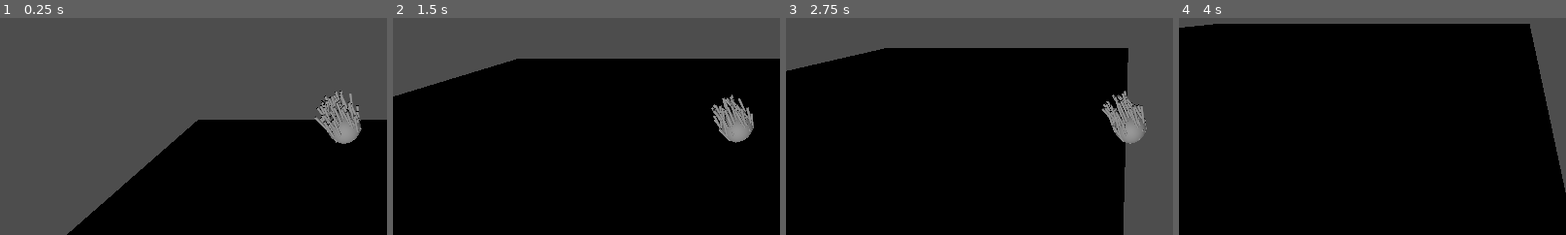
Above: before the commit, frames 1-4 (left to right).
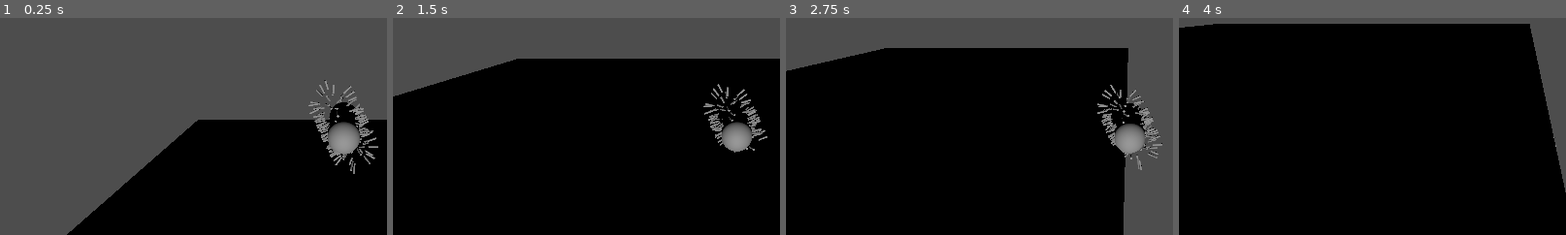
Above: after the commit, the same moments.

Repository: NR5P/bio-mission
Game: Godot game, scene res://main.tscn
The game is run twice, just before and just after one commit, with the same random seed, the same clock (stepped at 60 frames per second) and the same inputs.
Inputs:
- Up to frame 1 (0.25 s): no input
- Up to frame 2 (1.5 s): hold D 0.53-1.28 s; hold Shift 0.53-1.28 s; tap Space at 0.77 s; hold S from 1.28 s (still down); tap Shift at 1.35 s
- Up to frame 3 (2.75 s): tap Space at 1.52 s; release S at 2.03 s; hold D from 2.03 s (still down); hold Shift from 2.03 s (still down)
- Up to frame 4 (4 s): release D at 2.78 s; release Shift at 2.78 s; hold W 2.78-3.53 s; tap Shift at 2.85 s; tap Space at 3.02, 3.77 s; hold A from 3.53 s (still down); hold Shift from 3.53 s (still down)
The pictures show only the part of the screen within x 6-56%, y 40-90%; the shares and areas given below are measured in that part.

The runs differ from the first frame. In frame 1, 2.7% of the frame differs, in the area x 79-98%, y 28-72%; in frame 2, 2.1%; in frame 3, 2.4%; in frame 4, less than 0.1%.

Commit message:
hairs and cylinder

Diff:
--- a/bacteria.tscn
+++ b/bacteria.tscn
@@ -8,7 +8,9 @@
 
 [sub_resource type="SphereShape3D" id="SphereShape3D_jncix"]
 
-[sub_resource type="SphereMesh" id="SphereMesh_teomh"]
+[sub_resource type="CapsuleMesh" id="CapsuleMesh_lhcfq"]
+radius = 0.45
+height = 2.2
 
 [node name="Bacteria" type="CharacterBody3D"]
 script = ExtResource("1_jncix")
@@ -27,7 +29,8 @@
 script = ExtResource("4_e18l3")
 
 [node name="Body" type="MeshInstance3D" parent="Visual"]
-mesh = SubResource("SphereMesh_teomh")
+transform = Transform3D(1, 0, 0, 0, -4.371139e-08, -1, 0, 1, -4.371139e-08, 0, 0, 0)
+mesh = SubResource("CapsuleMesh_lhcfq")
 skeleton = NodePath("../..")
 
 [node name="Hairs" type="Node3D" parent="Visual/Body"]
--- a/hairs.gd
+++ b/hairs.gd
@@ -1,16 +1,21 @@
 extends Node3D
 
-@export var hair_count := 60
-@export var hair_length := 0.55
-@export var hair_thickness := 0.04
-@export var body_radius := 0.5
+@export var hair_count := 140
+
+@export var hair_length := 0.30
+@export var hair_thickness := 0.03
+
+# Capsule body shape aligned along local Z (rod pointing forward/back)
+@export var body_radius := 0.45
+@export var body_half_length := 0.75  # half the straight middle section length (along Z)
 
 @export var sway_speed := 4.0
-@export var sway_amount_deg := 18.0
+@export var sway_amount_deg := 15.0
 
-var hairs: Array[Node3D] = []
-var axes: Array[Vector3] = []
-var phase: Array[float] = []
+var pivots: Array[Node3D] = []
+var base_basis: Array[Basis] = []
+var sway_axes_local: Array[Vector3] = []
+var phases: Array[float] = []
 
 var t := 0.0
 
@@ -19,52 +24,86 @@
 
 func _process(delta: float) -> void:
 	t += delta * sway_speed
-	for i in hairs.size():
-		var h := hairs[i]
-		var a := axes[i]
-		var ang := sin(t + phase[i]) * deg_to_rad(sway_amount_deg)
-		# base rotation = the hair's "pointing out" direction (already set),
-		# then add a small sway around a perpendicular axis
-		h.rotation = Vector3.ZERO
-		h.rotate(a, ang)
+	for i in pivots.size():
+		var p := pivots[i]
+		var ang := sin(t + phases[i]) * deg_to_rad(sway_amount_deg)
+		var wiggle := Basis(sway_axes_local[i], ang)
+
+		# Keep the "point outward" orientation, add a small wiggle on top
+		p.basis = base_basis[i] * wiggle
 
 func _build_hairs() -> void:
-	# Clear old hairs if you re-run in editor / hot reload
+	# Clear existing children
 	for c in get_children():
 		c.queue_free()
-	hairs.clear()
-	axes.clear()
-	phase.clear()
+
+	pivots.clear()
+	base_basis.clear()
+	sway_axes_local.clear()
+	phases.clear()
 
 	var rng := RandomNumberGenerator.new()
 	rng.randomize()
 
 	for i in hair_count:
-		# Hair pivot node
 		var pivot := Node3D.new()
 		add_child(pivot)
 
-		# Random point on sphere (uniform)
-		var u := rng.randf()
-		var v := rng.randf()
-		var theta := 2.0 * PI * u
-		var phi := acos(2.0 * v - 1.0)
+		# ---- Sample a point on a capsule surface aligned along local Z ----
+		var pos: Vector3
+		var normal: Vector3
 
-		var dir := Vector3(
-			sin(phi) * cos(theta),
-			cos(phi),
-			sin(phi) * sin(theta)
-		).normalized()
+		# More hairs on the side (cylinder) than the end caps
+		var use_cylinder := rng.randf() < 0.70
 
-		# Place pivot on body surface
-		pivot.position = dir * body_radius
+		if use_cylinder:
+			# Cylinder section: z in [-body_half_length, +body_half_length]
+			var a := rng.randf_range(0.0, TAU)
+			var z := rng.randf_range(-body_half_length, body_half_length)
 
-		# Aim pivot outward (so local -Z points outward or similar)
-		# We'll orient pivot so its "up" is dir by using look_at.
-		# Aim it away from center:
-		pivot.look_at(pivot.global_position + dir, Vector3.UP)
+			pos = Vector3(cos(a) * body_radius, sin(a) * body_radius, z)
+			normal = Vector3(cos(a), sin(a), 0.0).normalized()
+		else:
+			# Caps: choose which end
+			var cap_sign := -1.0 if rng.randf() < 0.5 else 1.0
+			var cap_center := Vector3(0.0, 0.0, cap_sign * body_half_length)
 
-		# Hair mesh
+			# Random direction on a sphere, then force to correct hemisphere
+			var u := rng.randf()
+			var v := rng.randf()
+			var theta := TAU * u
+			var phi := acos(2.0 * v - 1.0)
+
+			var d := Vector3(
+				sin(phi) * cos(theta),
+				cos(phi),
+				sin(phi) * sin(theta)
+			).normalized()
+
+			# Force direction to match cap hemisphere
+			if sign(d.z) != cap_sign:
+				d.z *= -1.0
+
+			pos = cap_center + d * body_radius
+			normal = (pos - cap_center).normalized()
+
+		pivot.position = pos
+
+		# ---- Orient pivot so local +Y points outward along normal ----
+		var y_axis := normal
+		var x_axis := Vector3.UP.cross(y_axis)
+		if x_axis.length() < 0.01:
+			x_axis = Vector3.RIGHT.cross(y_axis)
+		x_axis = x_axis.normalized()
+		var z_axis := x_axis.cross(y_axis).normalized()
+
+		var b := Basis(x_axis, y_axis, z_axis)
+		pivot.basis = b
+
+		pivots.append(pivot)
+		base_basis.append(b)
+
+		# ---- Hair mesh (Cylinder height is along local Y) ----
 		var hair := MeshInstance3D.new()
 		var cyl := CylinderMesh.new()
 		cyl.top_radius = hair_thickness
@@ -72,17 +111,13 @@
 		cyl.height = hair_length
 		hair.mesh = cyl
 
-		# Cylinder is centered; push it outward so it starts at the body surface
-		hair.position = Vector3(0, hair_length * 0.5, 0)
+		# Move cylinder so it starts at the surface and extends outward
+		hair.position = Vector3(0.0, hair_length * 0.5, 0.0)
 		pivot.add_child(hair)
 
-		hairs.append(pivot)
+		# ---- Wiggle axis (local X/Z plane, perpendicular to hair's +Y) ----
+		var r := rng.randf_range(0.0, TAU)
+		var axis_local := (Vector3.RIGHT * cos(r) + Vector3.FORWARD * sin(r)).normalized()
+		sway_axes_local.append(axis_local)
 
-		# Pick a sway axis roughly perpendicular to dir
-		var perp := dir.cross(Vector3.UP)
-		if perp.length() < 0.01:
-			perp = dir.cross(Vector3.RIGHT)
-		perp = perp.normalized()
-		axes.append(perp)
-
-		phase.append(rng.randf_range(0.0, TAU))
+		phases.append(rng.randf_range(0.0, TAU))
